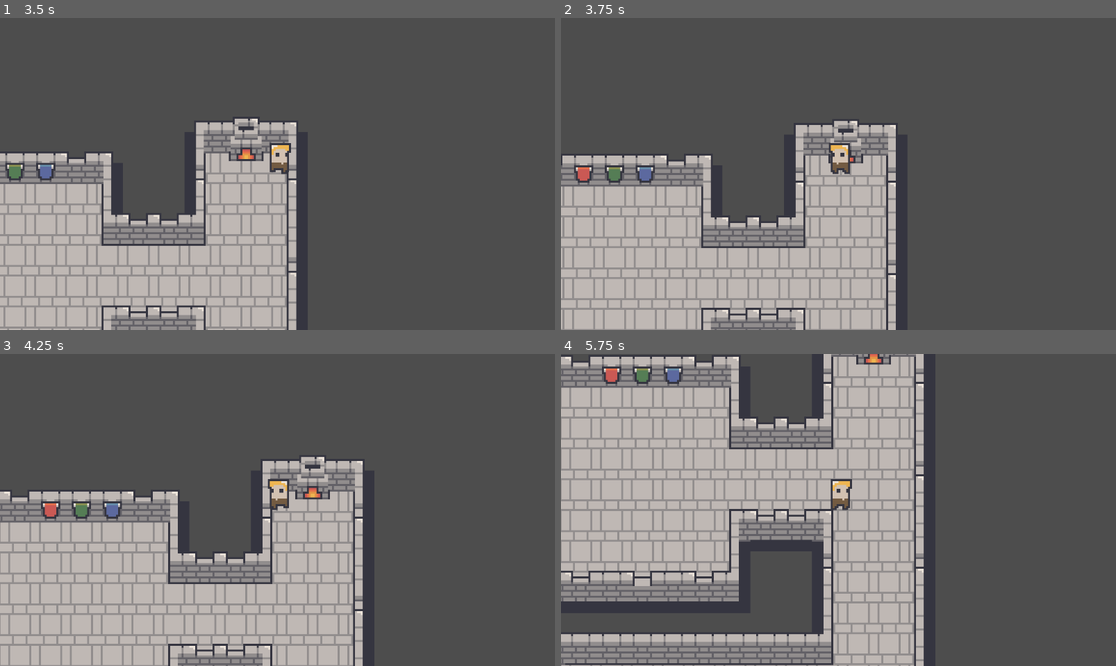
Above: before the commit, frames 1-4 (two rows, left to right).
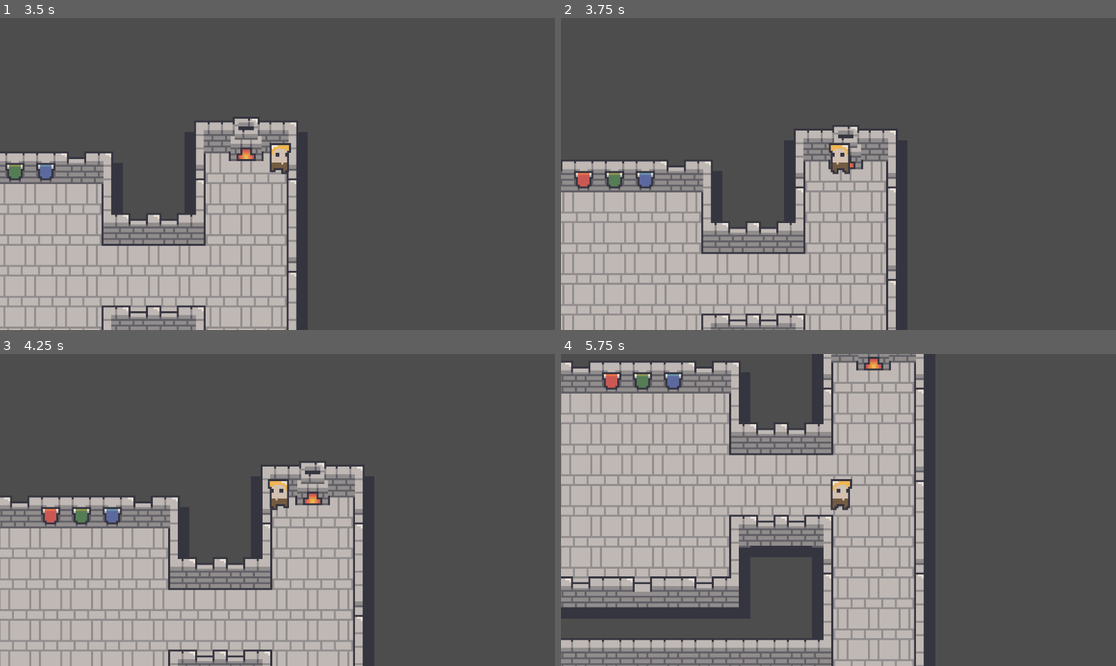
Above: after the commit, the same moments.

Repository: qmarsala/DeliciousDungeon
Game: Godot game, scene res://scenes/game.tscn
Same seed, same stepped clock (60 frames per second), same inputs: the game is played once before the commit and once after it.
Inputs (mouse positions are in pixels of both pictures, inside the frame that each line leads up to):
- Up to frame 1 (3.5 s): move the mouse to (399, 158) at 0.52 s; press the mouse at (399, 158) at 0.53 s; hold D (move_east) 0.53-1.28 s; right-click (399, 158) at 0.8 s; move the mouse to (166, 189) at 1.27 s; release the mouse at (166, 189) at 1.28 s; hold S (move_south) 1.28-2.03 s; right-click (166, 189) at 1.35 s; click (166, 189) at 1.55 s; tap Enter at 2 s; move the mouse to (333, 105) at 2.02 s; press the mouse at (333, 105) at 2.03 s; hold D (move_east) 2.03-2.78 s; right-click (333, 105) at 2.3 s; move the mouse to (249, 236) at 2.77 s; release the mouse at (249, 236) at 2.78 s; hold W (move_north) from 2.78 s (still down); right-click (249, 236) at 2.85 s; click (249, 236) at 3.05 s
- Up to frame 2 (3.75 s): move the mouse to (1005, 220) at 3.52 s; release W (move_north) at 3.53 s; press the mouse at (1005, 220) at 3.53 s; hold A (move_west) from 3.53 s (still down)
- Up to frame 3 (4.25 s): keep holding A (move_west); right-click (444, 556) at 3.8 s
- Up to frame 4 (5.75 s): move the mouse to (672, 463) at 4.27 s; release the mouse at (672, 463) at 4.28 s; right-click (672, 463) at 4.35 s; click (672, 463) at 4.55 s; tap Space at 5 s; move the mouse to (866, 510) at 5.02 s; release A (move_west) at 5.03 s; press the mouse at (866, 510) at 5.03 s; hold S (move_south) from 5.03 s (still down); right-click (866, 510) at 5.3 s

Frame 1 is identical in both runs. In frame 2, 11% of the frame differs, in the area x 0-61%, y 32-100%; in frame 3, 12%; in frame 4, 20%, in the area x 0-66%, y 0-100%.

Commit message:
add some attack code

Diff:
--- a/src/assets/scripts/player.gd
+++ b/src/assets/scripts/player.gd
@@ -1,14 +1,17 @@
 extends CharacterBody2D
 
 const SPEED = 100.0
+const CHARGED_ATTACK_TIME = .5
+const BASIC_COOLDOWN = .3
+const CHARGED_COOLDOWN = 0
+const HEAVY_COOLDOWN = .7
 
 @onready var character_sprite: AnimatedSprite2D = $CharacterSprite
+@onready var cooldown_timer: Timer = $CooldownTimer
+
 
 func _process(delta: float) -> void:
-	if Input.is_action_just_pressed("basic_attack"):
-		print("basic attack")
-	if Input.is_action_just_pressed("heavy_attack"):
-		print("heavy attack")
+	handle_attack_action(delta)
 
 func _physics_process(delta: float) -> void:
 	var xDirection = get_x_input()
@@ -40,3 +43,34 @@
 	else:
 		character_sprite.flip_h = xDirection < 0
 		character_sprite.play("run")
+
+var basic_pressed_time = 0
+var attack_is_cooling_down = false
+func handle_attack_action(delta):
+	if attack_is_cooling_down:
+		return
+	if Input.is_action_pressed("basic_attack"):
+		basic_pressed_time += delta
+
+	var basic_attack_released = Input.is_action_just_released("basic_attack")
+	var heavy_attack_released = Input.is_action_just_released("heavy_attack")
+	var attack_released = basic_attack_released or heavy_attack_released
+	if attack_released:
+		attack_is_cooling_down = true
+		attack_target(basic_attack_released, heavy_attack_released, "todo")
+
+func attack_target(basic_attack_released, heavy_attack_released, target):
+	if basic_attack_released:
+		if basic_pressed_time > CHARGED_ATTACK_TIME:
+			cooldown_timer.start(CHARGED_COOLDOWN)
+			print("charged_attack")
+		else:
+			cooldown_timer.start(BASIC_COOLDOWN)
+			print("basic_attack")
+		basic_pressed_time = 0
+	if heavy_attack_released:
+		cooldown_timer.start(HEAVY_COOLDOWN)
+		print("heavy_attack")
+
+func _on_cooldown_timer_timeout() -> void:
+	attack_is_cooling_down = false
--- a/src/scenes/player.tscn
+++ b/src/scenes/player.tscn
@@ -168,7 +168,7 @@
 
 [sub_resource type="CapsuleShape2D" id="CapsuleShape2D_kh2an"]
 radius = 4.0
-height = 15.0
+height = 12.0
 
 [node name="Player" type="CharacterBody2D"]
 position = Vector2(0, -12)
@@ -180,5 +180,9 @@
 autoplay = "idle"
 
 [node name="CollisionShape" type="CollisionShape2D" parent="."]
-position = Vector2(0, 4.5)
+position = Vector2(0, 6)
 shape = SubResource("CapsuleShape2D_kh2an")
+
+[node name="CooldownTimer" type="Timer" parent="."]
+
+[connection signal="timeout" from="CooldownTimer" to="." method="_on_cooldown_timer_timeout"]
